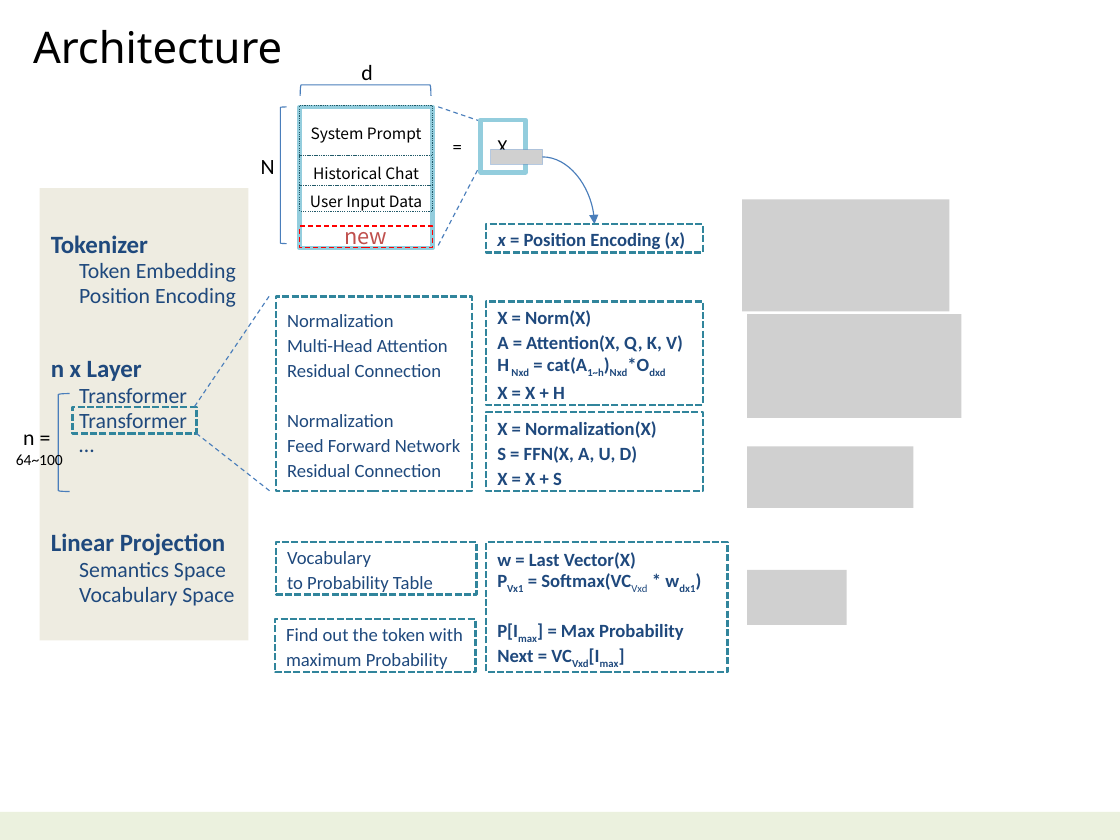
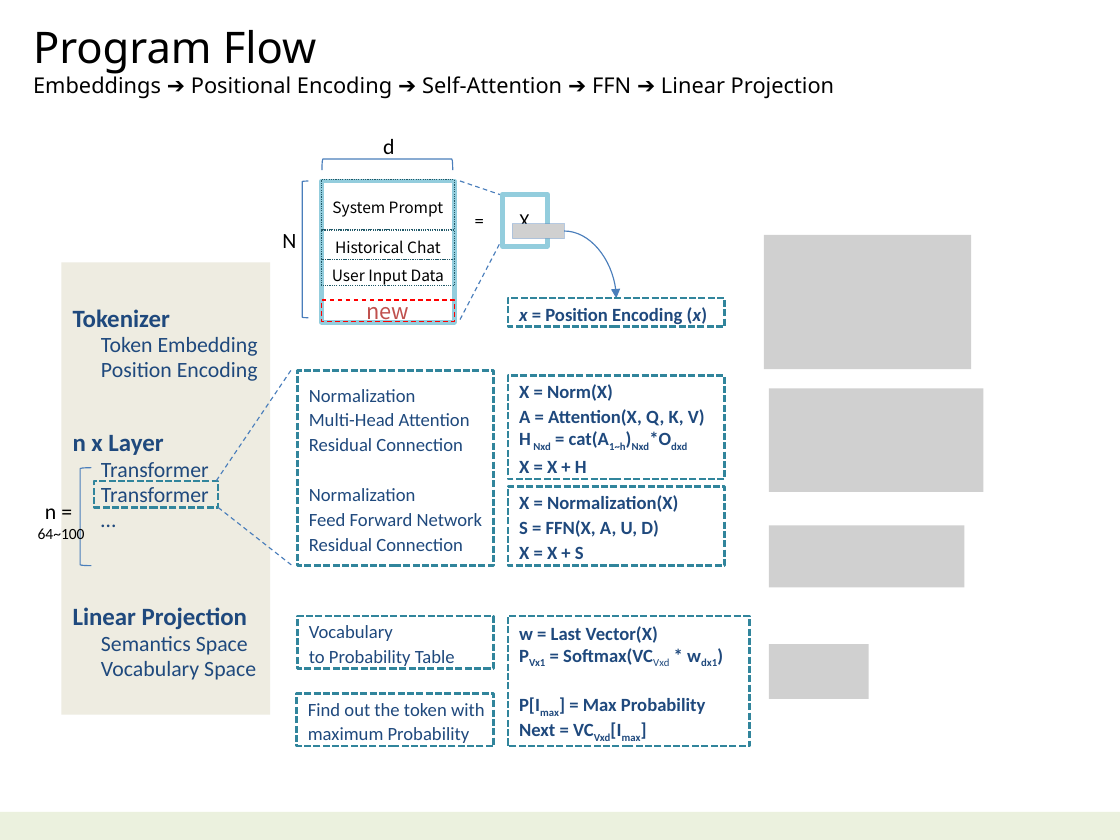
Before and after one commit to navibator/crazy-ai, a slide deck: slide 8 of ai.pptx (slide 9 before the commit). Drawn at 1120x840 pixels with LibreOffice and Linux fonts; fonts in the diff are those of the drawing; grey boxes stand for pictures. Boxes give left, top, right and bottom in pixels: in the first picture for what was removed or moved away, otherwise in the second. Text is boxed around its words. In the diff, an @@ line names an element or a change of style, - is before the commit and + after.

```diff
--- a/ai.pptx
+++ b/ai.pptx
@@ text at (33, 30, 834, 99): text changed; size 28 to 14 pt @@
-Architecture
+Program Flow
+Embeddings ➔ Positional Encoding ➔ Self-Attention ➔ FFN ➔ Linear Projection
@@ picture removed at (491, 150, 542, 165) @@
@@ 11 rectangles, 4 texts, 4 lines, 2 right brackets, 1 curved arrow: place and size @@
-11 rectangles, 4 texts, 4 lines, 2 right brackets, 1 curved arrow at (16, 65, 728, 672)
+11 rectangles, 4 texts, 4 lines, 2 right brackets, 1 curved arrow at (38, 139, 749, 746)
@@ picture added at (513, 224, 564, 239) @@
@@ picture: place and size @@
-picture at (743, 199, 950, 311)
+picture at (764, 235, 971, 370)
@@ picture removed at (747, 315, 961, 419) @@
@@ picture added at (769, 389, 983, 493) @@
@@ picture removed at (747, 447, 914, 508) @@
@@ 2 rectangles, 1 right bracket: place and size @@
-2 rectangles, 1 right bracket at (39, 120, 525, 641)
+2 rectangles, 1 right bracket at (62, 194, 548, 715)
@@ picture added at (769, 525, 964, 587) @@
@@ picture removed at (747, 570, 847, 625) @@
@@ rectangle "Vocabulary": place and size @@
-rectangle "Vocabulary" at (276, 542, 476, 595)
+rectangle "Vocabulary" at (298, 616, 494, 669)
@@ picture added at (769, 644, 869, 699) @@
@@ rectangle "Find out the token with": place and size @@
-rectangle "Find out the token with" at (274, 619, 475, 672)
+rectangle "Find out the token with" at (297, 693, 494, 746)
```
Also in this commit, not shown: 5 other slides changed, 3 slides added, 4 slides removed, 18 other files.
